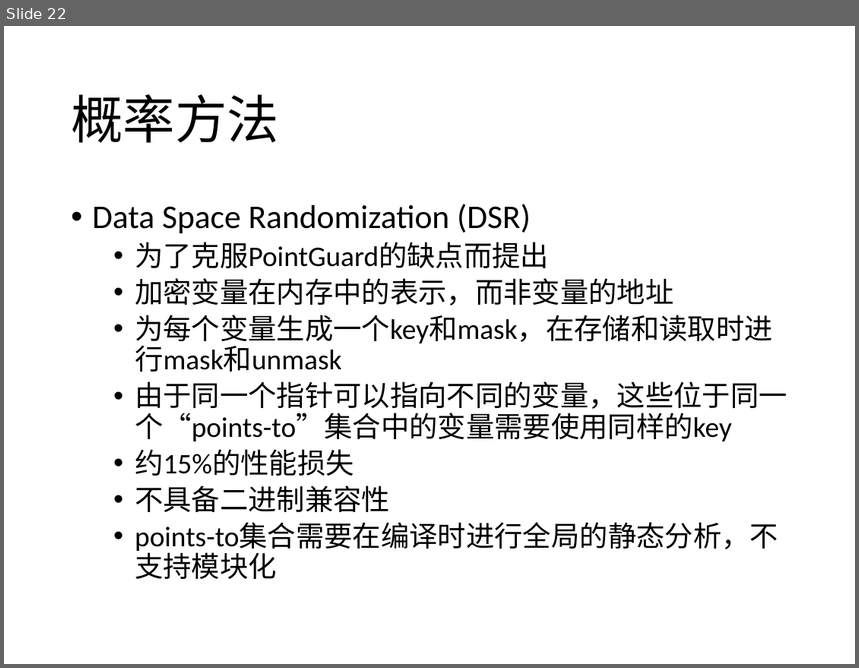
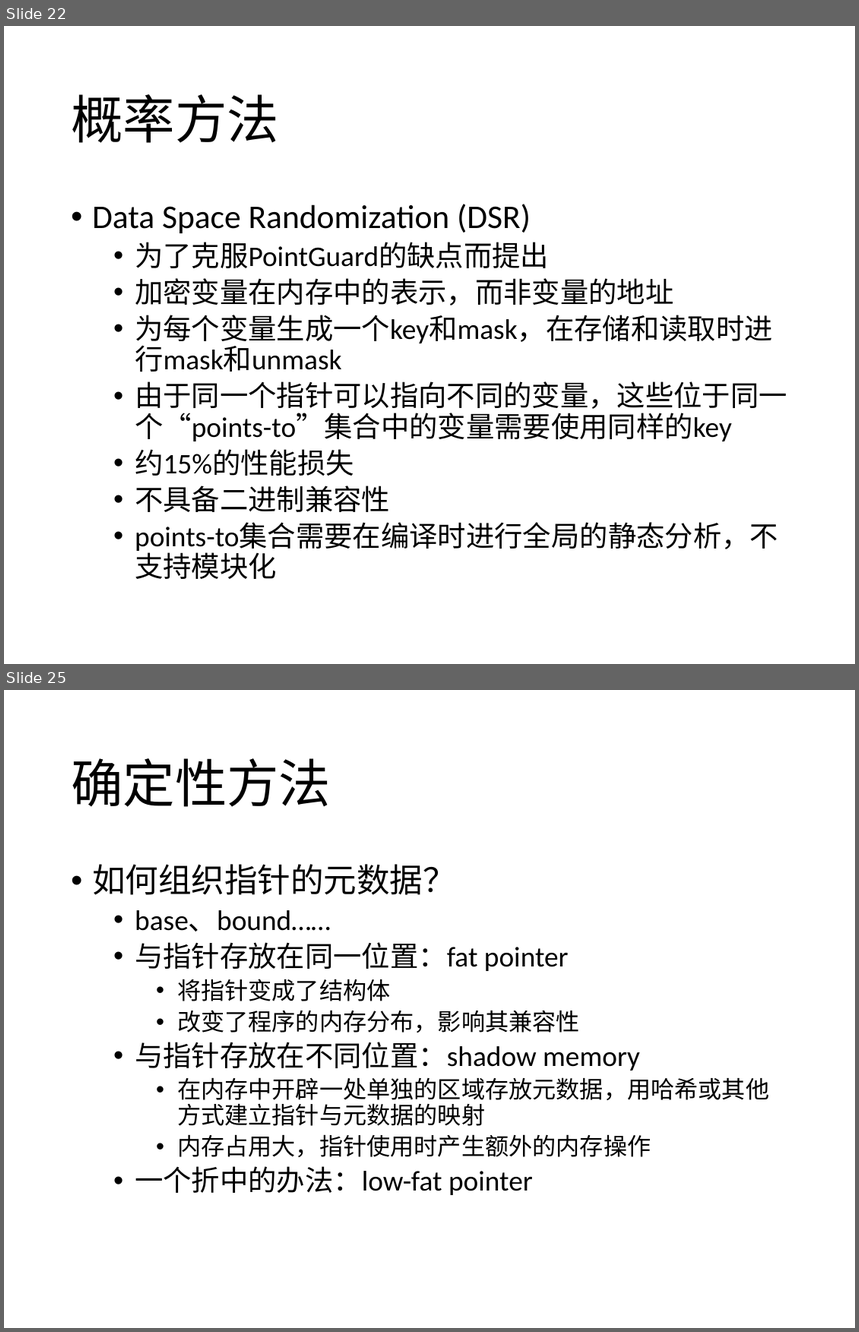
Before and after one commit to CodeATA/Docs, a slide deck: 内存安全报告.pptx. Shown one above the other, each under a label of ours: slide 22 before the commit, slides 22 and 25 after it; the slides between them are not shown. The pictures are 859x668 and 859x1332 pixels, drawn with LibreOffice and Linux fonts; fonts in the diff are those of the drawing. Boxes give left, top, right and bottom in pixels: in the first picture for what was removed or moved away, otherwise in the second. Text is boxed around its words. In the diff, an @@ line names an element or a change of style, - is before the commit and + after.

```diff
--- a/内存安全报告.pptx
+++ b/内存安全报告.pptx
@@ slide 25 added at (4,690,855,1328), background #FFFFFF @@
@@ title added at (71,758,331,807), 44 pt, text #000000 @@
+确定性方法
@@ text added at (92,864,769,1195), 20 pt, text #000000 @@
+• 如何组织指针的元数据？
+  • base、bound……
+  • 与指针存放在同一位置：fat pointer
+    • 将指针变成了结构体
+    • 改变了程序的内存分布，影响其兼容性
+  • 与指针存放在不同位置：shadow memory
+    • 在内存中开辟一处单独的区域存放元数据，用哈希或其他方式建立指针与元数据的映射
+    • 内存占用大，指针使用时产生额外的内存操作
+  • 一个折中的办法：low-fat pointer
```
Also in this commit, not shown: 1 slide changed, 13 other slides added, 1 other file.
